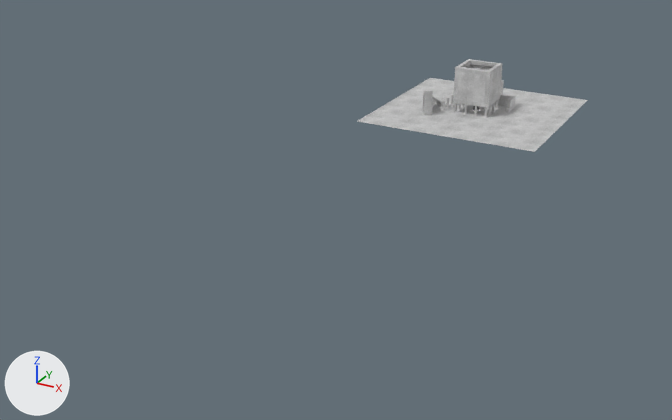
What one commit did to the FBX model public/models/map.fbx.
The view is the same before and after, from a camera (50 mm lens) standing at (0.871, -2.405, 0.8) and looking at (-0.118, -0.607, -0.099). Lighting does not change. The marker at lower left points along +X, +Y and +Z. The picture after the commit comes second. Where no turn or scale is listed for an object, it has been applied to the vertices.

The older version as bpy lines, for what is in view:
```python
ob_pcube74 = bpy.data.objects.new('pCube74', me_mesh_002)
ob_pcube74.location = (0.0, 0.0, 0.02)
ob_pcube76 = bpy.data.objects.new('pCube76', me_mesh_005)
ob_pcube76.location = (-0.035, 0.0, 0.02)
ob_pcube77 = bpy.data.objects.new('pCube77', me_mesh_006)
ob_pcube77.location = (0.08, 0.08, 0.005)
ob_pplane43 = bpy.data.objects.new('pPlane43', me_mesh_004)
ob_pplane43.location = (0.0, 0.0, 0.085)
ob_pplane44 = bpy.data.objects.new('pPlane44', me_mesh_007)
ob_pplane44.location = (0.0, 0.0, 0.0)
ob_stairs = bpy.data.objects.new('stairs', me_mesh_001)
ob_stairs.location = (-0.097, -0.047, 0.035)
```
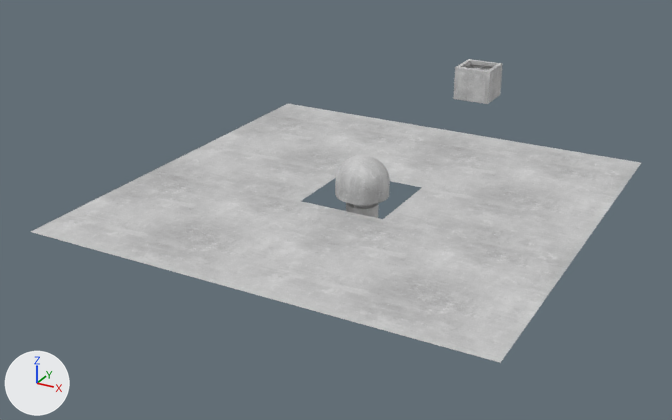
The newer file is also turned or shifted as a whole; pictures and numbers use the older file's frame.

Boxes [x1, y1, x2, y2] around the edits, measured in the pictures (672 x 420 px):
'pPlane45', added
    after: [31, 104, 641, 363]
'pPlane44', deleted
    before: [357, 78, 588, 152]
'pSphere2', added
    after: [335, 155, 390, 218]
'pCube74', deleted
    before: [453, 96, 500, 118]
'stairs', deleted
    before: [422, 90, 451, 115]
'pCube77', deleted
    before: [492, 94, 516, 112]
'pCube76', deleted
    before: [442, 94, 454, 111]

The change in detail:
Mesh me_mesh_001_1 is new.
It has 120 vertices, 96 faces and spans x -0.5..0.5, y -0.5..0.5, z 0.0.
It uses material mat_stone_mat (picture img_plastered_wall_03_diff_1k_jpg).
Mesh me_mesh_008_1 is new.
It has 6474 vertices, 10099 faces and spans x -0.06..0.06, y -0.06..0.1, z -0.075..0.075.
It uses material mat_stone_mat (picture img_plastered_wall_03_diff_1k_jpg).
Object 'pPlane44' (ob_pplane44) is deleted.
Object 'pCube74' (ob_pcube74) is deleted.
Object 'stairs' (ob_stairs) is deleted.
Object 'pCube77' (ob_pcube77) is deleted.
Object 'pCube76' (ob_pcube76) is deleted.
Object 'pPlane45' (ob_pplane45) is new; it shows me_mesh_001_1.
Its location is (0.0, -0.7, 0.0).
Object 'pSphere2' (ob_psphere2) is new; it shows me_mesh_008_1.
Its location is (0.0, -0.7, 0.015).
